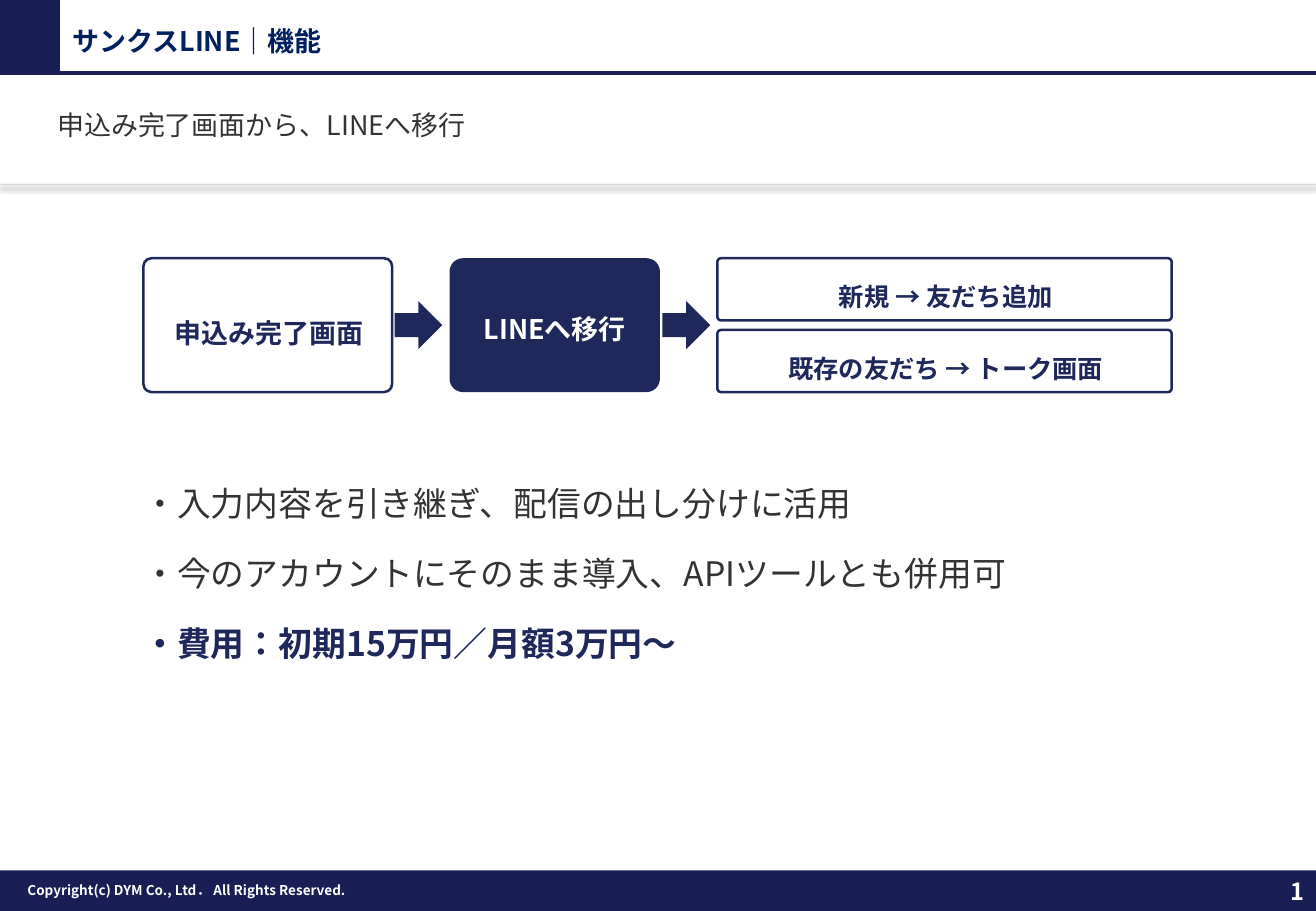
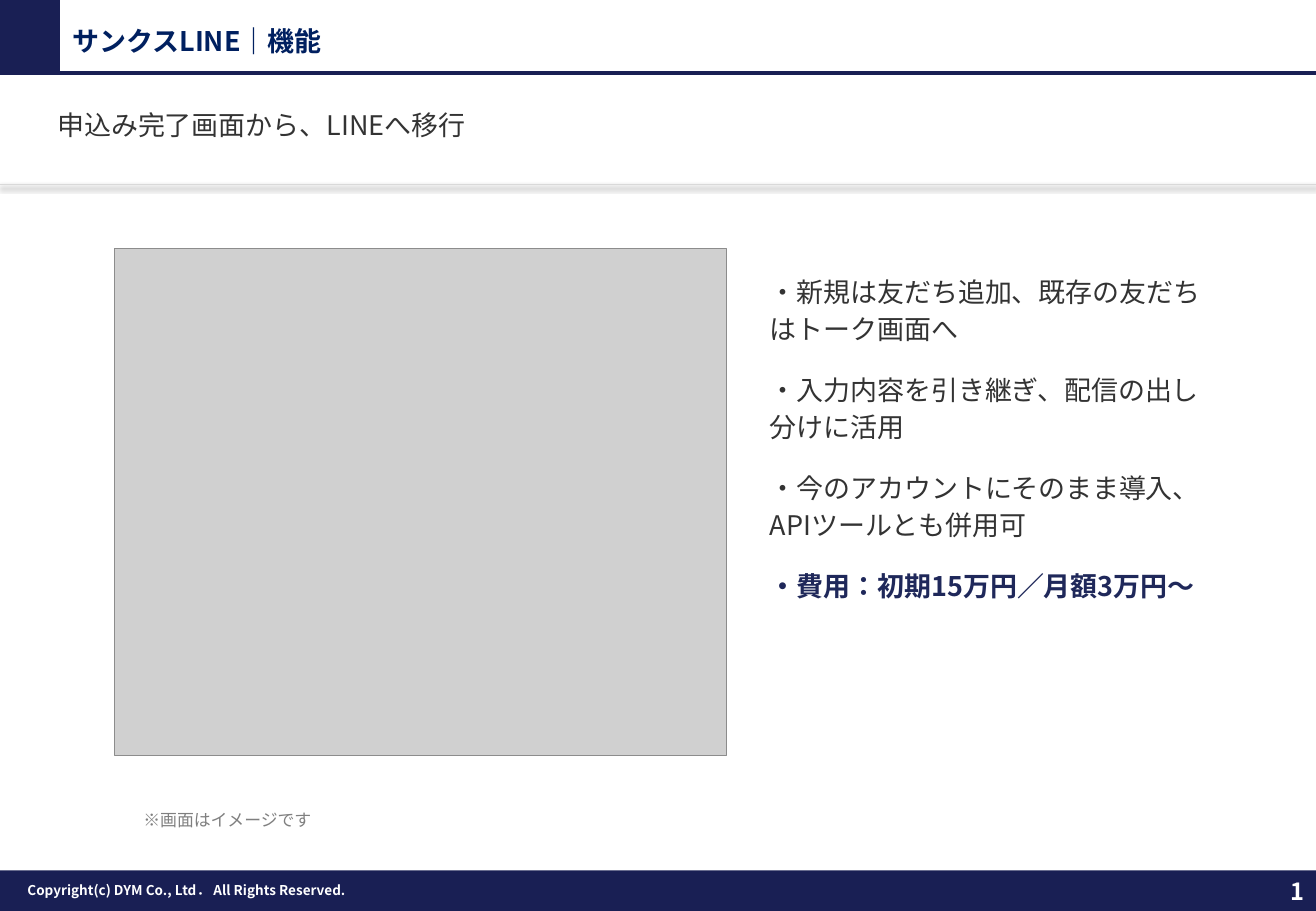
Before and after one commit to tonomura-r-dev/folder, a slide deck: slide 1 of 20261002_サンクスLINEのご提案.pptx. Drawn at 1316x911 pixels with LibreOffice and Linux fonts; fonts in the diff are those of the drawing; grey boxes stand for pictures; background and template pictures are left out. Boxes give left, top, right and bottom in pixels: in the first picture for what was removed or moved away, otherwise in the second. Text is boxed around its words. In the diff, an @@ line names an element or a change of style, - is before the commit and + after.

```diff
--- a/20261002_サンクスLINEのご提案.pptx
+++ b/20261002_サンクスLINEのご提案.pptx
@@ picture added at [114, 249, 727, 756] @@
@@ rounded rectangle removed at [143, 259, 392, 392] @@
-申込み完了画面
@@ rounded rectangle removed at [450, 259, 660, 392] @@
-LINEへ移行
@@ rounded rectangle removed at [718, 259, 1173, 321] @@
-新規 → 友だち追加
@@ text "・新規は友だち追加、既存の友だちはトーク画面へ": place and size @@
-text "・新規は友だち追加、既存の友だちはトーク画面へ" at [143, 487, 1005, 659]
+text "・新規は友だち追加、既存の友だちはトーク画面へ" at [770, 279, 1200, 599]
@@ text at [770, 279, 1200, 341]: paragraph added @@
+・新規は友だち追加、既存の友だちはトーク画面へ
@@ right arrow removed at [395, 301, 442, 349] @@
@@ right arrow removed at [662, 301, 710, 349] @@
@@ rounded rectangle removed at [718, 331, 1173, 392] @@
-既存の友だち → トーク画面
@@ text at [770, 377, 1200, 599]: size 20 to 16 pt in "・入力内容を引き継ぎ、配信の出し分けに活用", "・今のアカウントにそのまま導入、APIツールとも併用可", "・費用：初期15万円／月額3万円〜"; more space between paragraphs @@
@@ text added at [143, 813, 311, 828], 10 pt, text #7F7F7F @@
+※画面はイメージです
```
Also in this commit, not shown: 5 other files.
